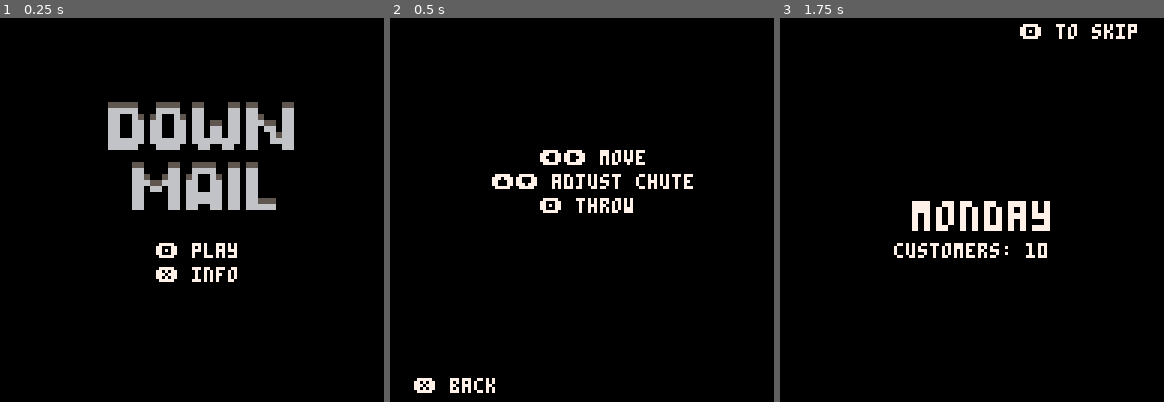
Above: before the commit, frames 1-3 (left to right).
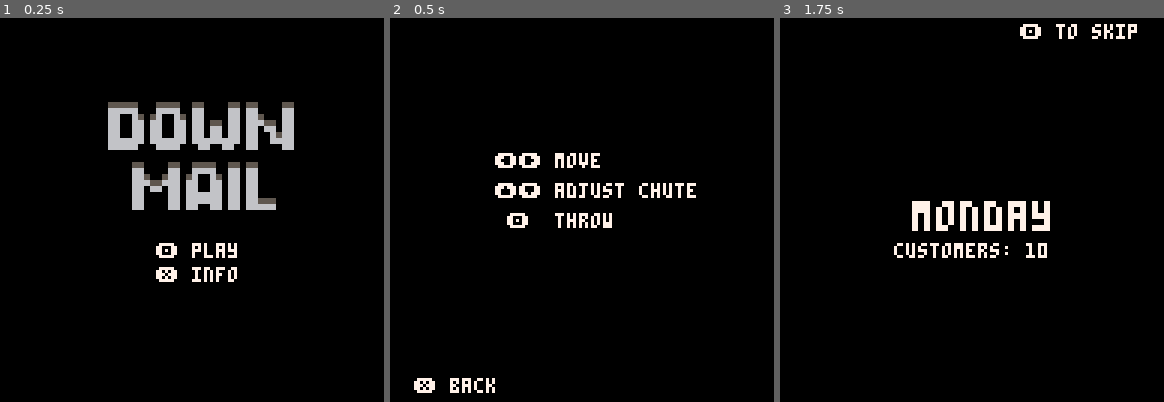
Above: after the commit, the same moments.

Repository: sugarvoid/down-mail
Game: PICO-8 cartridge down_mail.p8
The game is run twice, just before and just after one commit, with the same random seed, the same clock (stepped at 60 frames per second) and the same inputs.
Inputs:
- Up to frame 1 (0.25 s): no input
- Up to frame 2 (0.5 s): tap X (X key) at 0.33 s
- Up to frame 3 (1.75 s): tap O (Z key) at 0.7, 1.7 s; tap X (X key) at 1.07 s; hold Right from 1.6 s (still down)

Frame 1 is identical in both runs. In frame 2, 3.4% of the frame differs, in the area x 26-80%, y 34-55%; in frame 3, nothing differs.

Commit message:
Tweet info screen

Diff:
--- a/src/main.lua
+++ b/src/main.lua
@@ -294,9 +294,9 @@
 
 function draw_howto()
     cls()
-    print("⬅️➡️ move", hcenter("⬅️➡️ move"), 60 - 8 - 8, 7)
-    print("⬆️⬇️ adjust chute", hcenter("⬆️⬇️ adjust chute"), 60 - 8, 7)
-    print("🅾️ throw", hcenter("🅾️ throw"), 60, 7)
+    print("⬅️➡️ move", 35, 45, 7)
+    print("⬆️⬇️ adjust chute", 35, 55, 7)
+    print(" 🅾️  throw", 35, 65, 7)
     print("❎ back", 8, 120, 7)
 end
 
